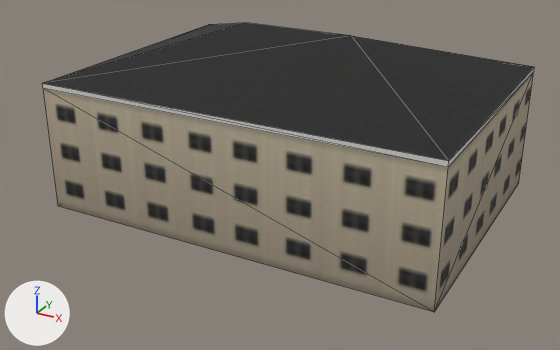
Before and after pictures for a commit that changed the glTF model assets/coronado_kit/buildings/urban/urb_courthouse/urban_urb_courthouse_far.glb.
Both versions are drawn from a 50 mm camera at (24.1, -46.3, 24.4) aimed at (0.3, -3.0, 2.8). Lighting does not change. The marker at lower left points along +X, +Y and +Z. The picture after the commit comes second. Mesh edges are drawn as thin lines. Vertices at exactly the same position are counted once.

Objects in the first picture: 'urban_urb_courthouse_far'.
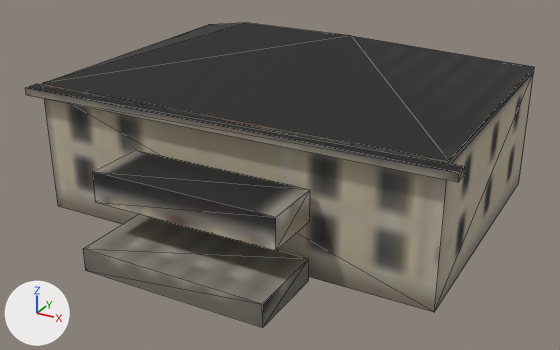
Edits to the bpy script that builds the scene:
```text
Add img_bld_lod_color_png:
    img_bld_lod_color_png = load_image('bld_lod_color.png', '../../../textures/bld_lod_color.png', 2048, 2048, 'sRGB')
Change mat_bld_far:
    where n0 = _N.new('ShaderNodeBsdfPrincipled'); n0.name = 'Principled BSDF'
    n0.inputs[2].default_value: 0.9 -> 0.85  # 'Roughness'
    where n4 = _N.new('ShaderNodeTexImage'); n4.name = 'Image Texture'
    n4.image: img_far_color_png -> img_bld_lod_color_png
    add n4.extension = 'EXTEND'
Change me_urban_urb_courthouse_far:
    used by ob_urban_urb_courthouse_far; location = (0.0, 0.0, 0.0)
    remove me_urban_urb_courthouse_far.from_pydata(...)  # 14 vertices, 22 faces; spans x -14.0..14.0, y -10.0..10.0, z 0.0..12.4
    add me_urban_urb_courthouse_far.from_pydata(...)  # 46 vertices, 62 faces; spans x -14.7..14.8, y -15.9..13.1, z 0.0..12.4
    me_urban_urb_courthouse_far part 1
    8 vertices are added at x -6.2, y -15.9..-10.4, z 0.0..6.0
    8 new vertices lie (12.5, 0.0, 0.0) away from vertices in x -6.2, y -15.9..-10.4, z 0.0..6.0
    20 new faces join them
    me_urban_urb_courthouse_far part 2
    8 vertices are added at x -14.7..14.8, y -10.9..-9.9, z 8.5..9.0
    10 new faces join them
    me_urban_urb_courthouse_far part 3: 22 kept faces spanning x -14.0..14.0, y -10.0..10.0, z 0.0..12.4 get new texture (UV) coordinates
    me_urban_urb_courthouse_far part 4: 8 kept faces spanning x -14.0..14.0, y -10.0..10.0, z 0.0..8.8 get new vertex colours; the middle colour goes from pale yellow #ded3bf to white #ffffff
    other edits to the shape of me_urban_urb_courthouse_far do not show in these pictures
```

Where the change shows, as pixel boxes (x1, y1, x2, y2) in the pictures (560 x 350 px):
'urban_urb_courthouse_far', surface changed, reshaped: before (42, 23, 534, 312); after (26, 23, 534, 328)
part 1 of me_urban_urb_courthouse_far, added: after (83, 150, 310, 328)
part 2 of me_urban_urb_courthouse_far, added: after (26, 84, 465, 182)
part 3 of me_urban_urb_courthouse_far, surface changed: (42, 66, 534, 308) in both
part 4 of me_urban_urb_courthouse_far, recoloured: (45, 72, 534, 308) in both
